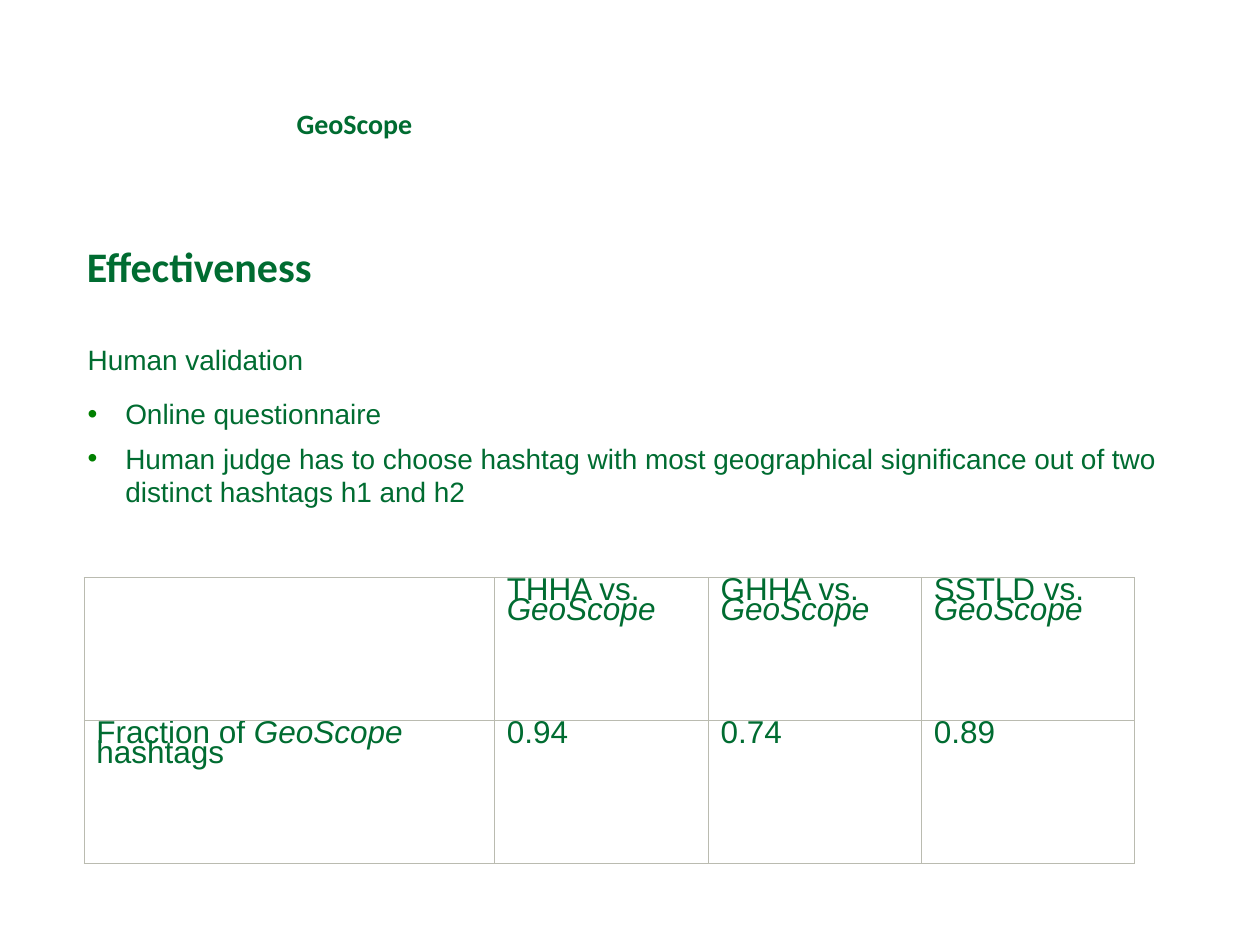
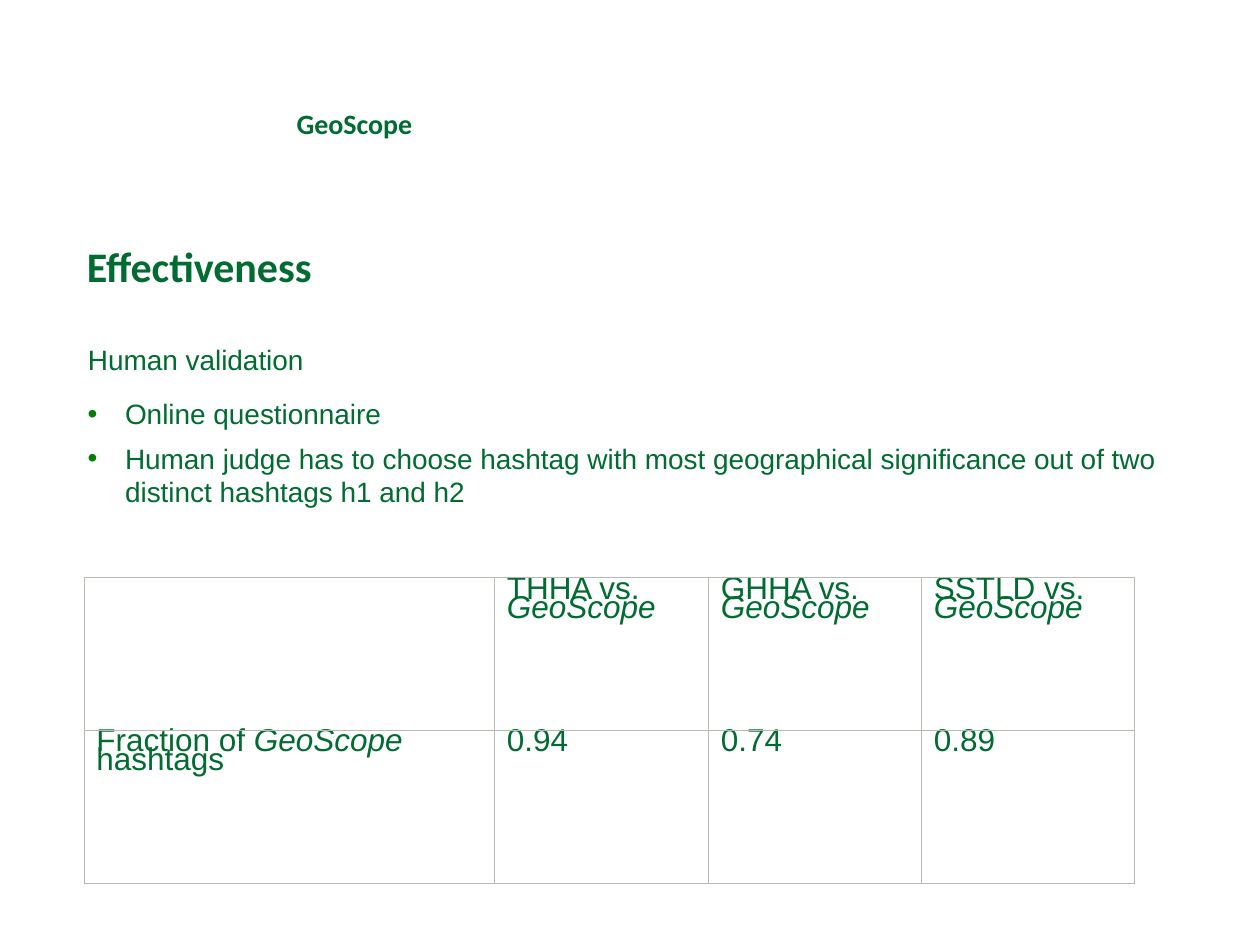
Before and after one commit to michaelprummer/datascience, a slide deck: slide 14 of GeoScope/DataScience1.ppt. Drawn at 1260x945 pixels with LibreOffice and Linux fonts; fonts in the diff are those of the drawing; background and template pictures are left out. Boxes give left, top, right and bottom in pixels: in the first picture for what was removed or moved away, otherwise in the second. Text is boxed around its words. In the diff, an @@ line names an element or a change of style, - is before the commit and + after.

```diff
--- a/GeoScope/DataScience1.ppt
+++ b/GeoScope/DataScience1.ppt
@@ table at (x1=84, y1=577, x2=1135, y2=863) @@
@@ line spacing 0.58 to 0.54 @@
```
Also in this commit, not shown: 5 other slides changed.
